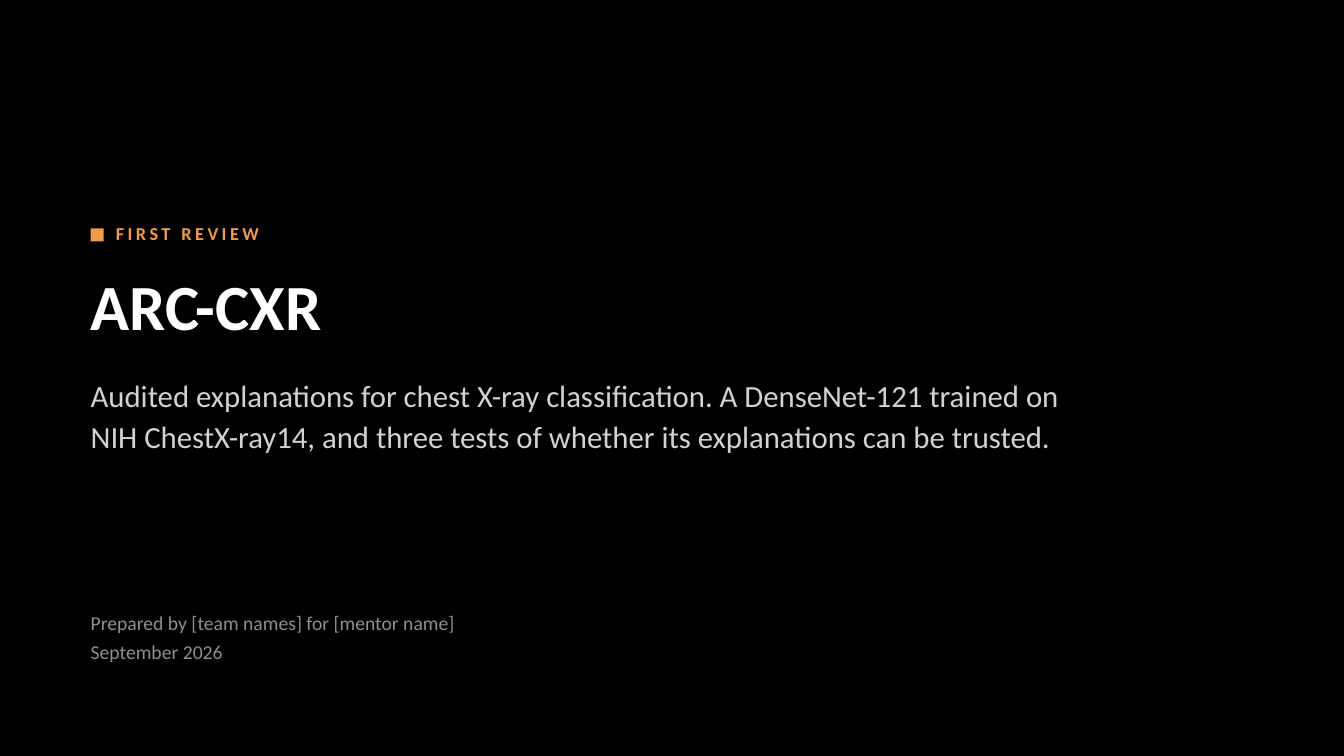
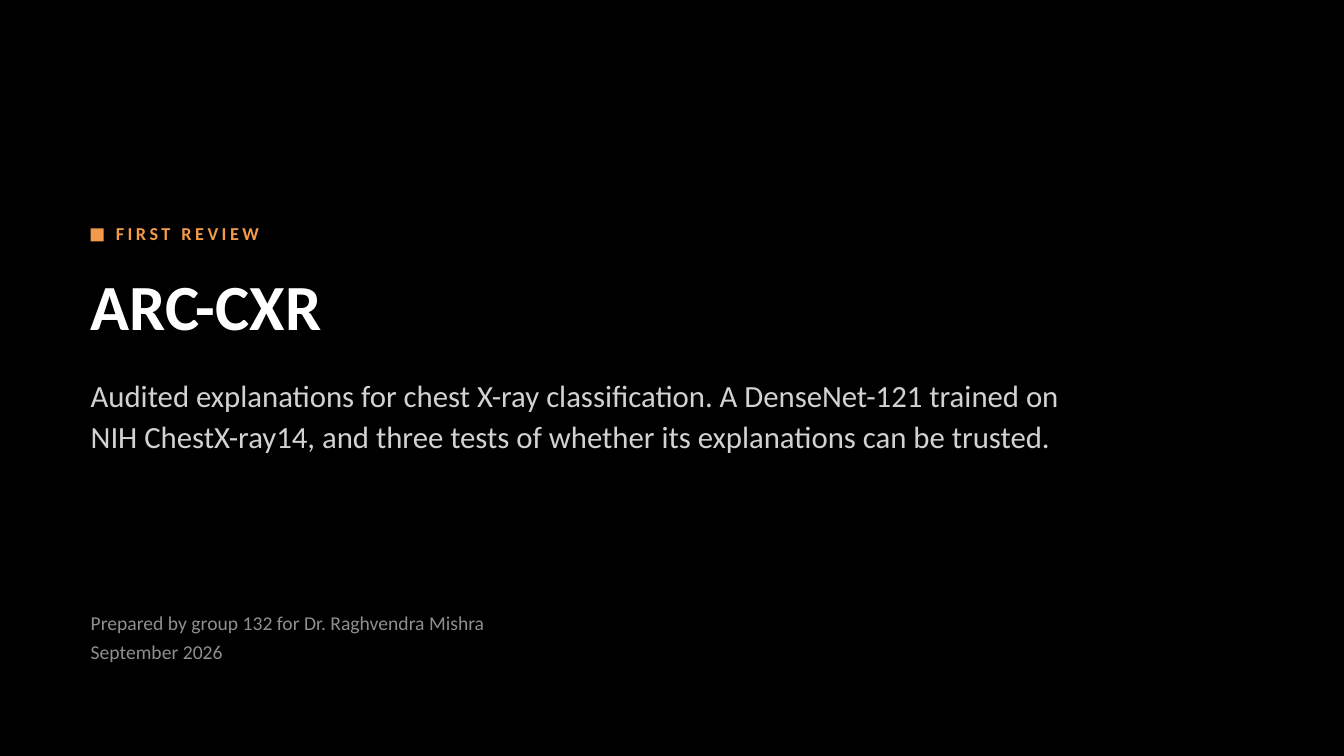
Before and after one commit to NightRaven-0/CNN, a slide deck: slide 1 of presentation/first_review_v2.pptx. Drawn at 1344x756 pixels with LibreOffice and Linux fonts; fonts in the diff are those of the drawing. Boxes give left, top, right and bottom in pixels: in the first picture for what was removed or moved away, otherwise in the second. Text is boxed around its words. In the diff, an @@ line names an element or a change of style, - is before the commit and + after.

```diff
--- a/presentation/first_review_v2.pptx
+++ b/presentation/first_review_v2.pptx
@@ text at (91, 616, 484, 634): text changed @@
-Prepared by [team names] for [mentor name]
+Prepared by group 132 for Dr. Raghvendra Mishra
```
Also in this commit, not shown: 1 other slide changed, 10 other files.
